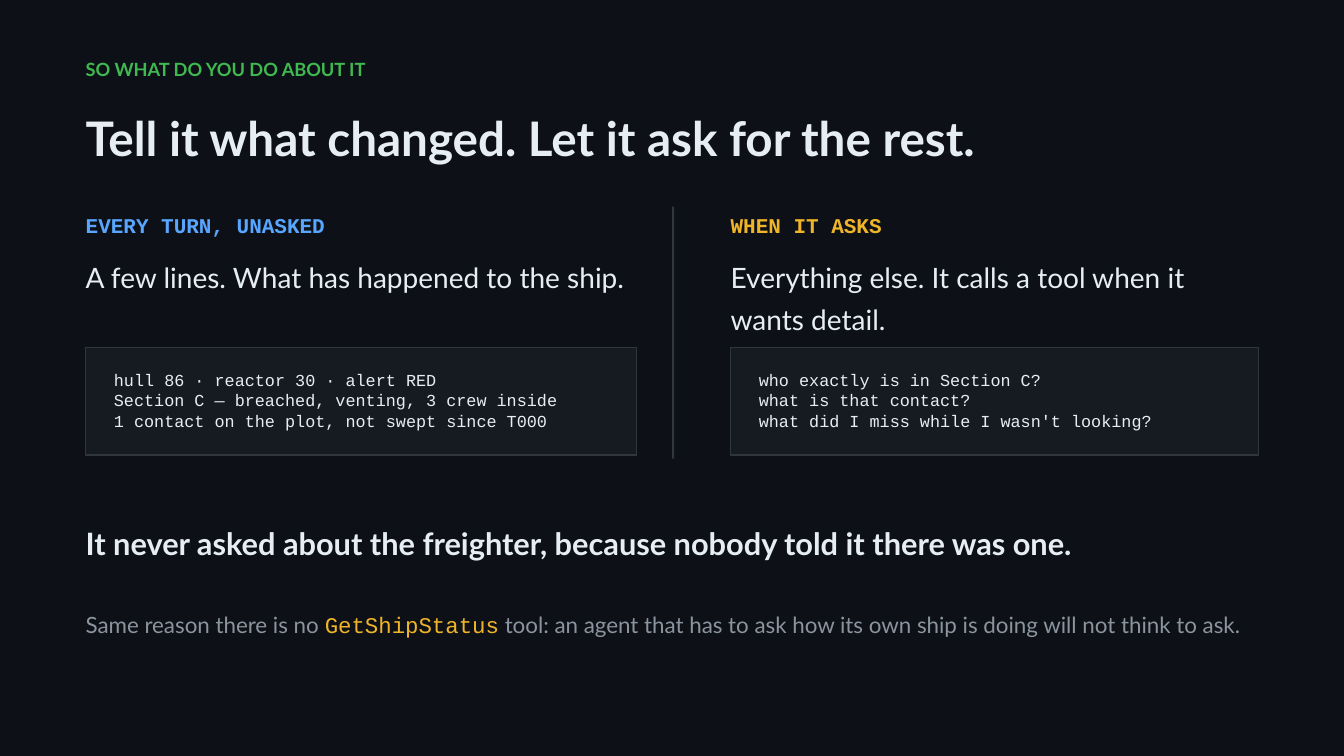
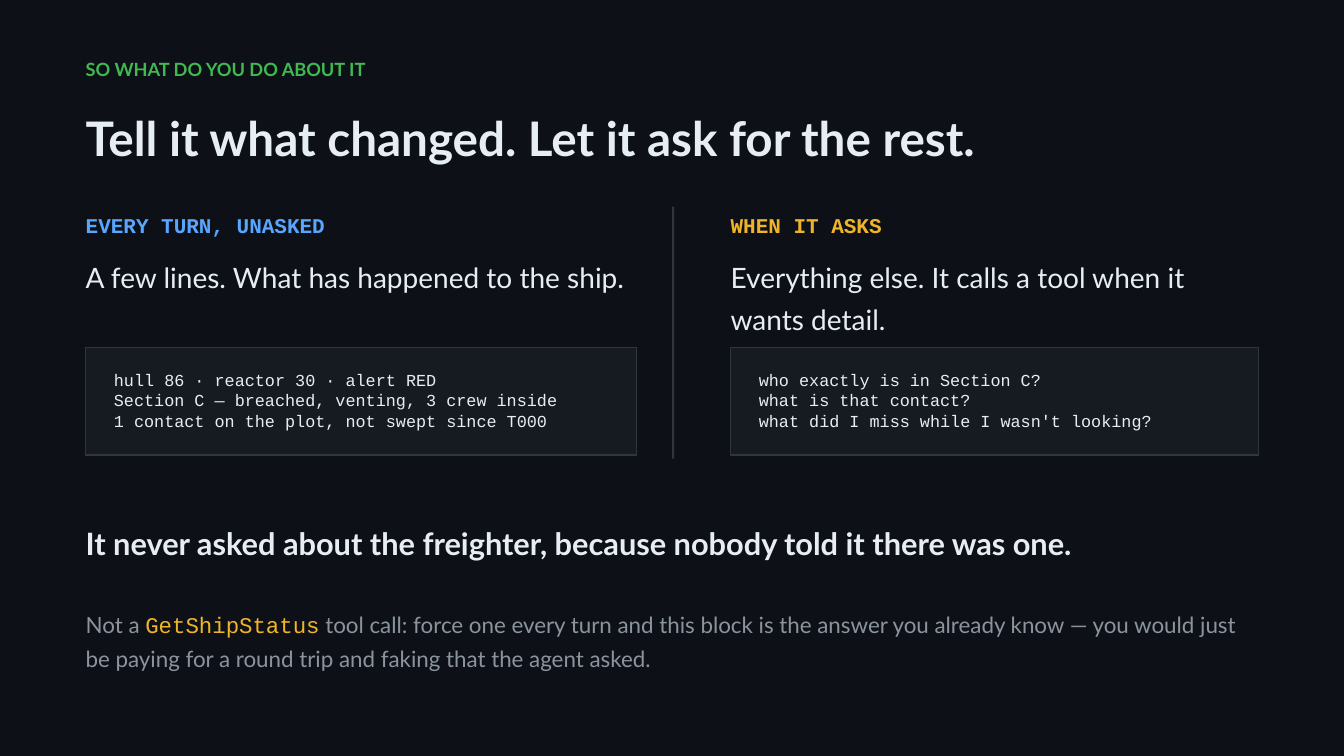
Before and after one commit to stuartdotnet/ship-ai-harness, a slide deck: slide 35 of docs/talk/ship-ai-harness-talk.pptx. Drawn at 1344x756 pixels with LibreOffice and Linux fonts; fonts in the diff are those of the drawing. Boxes give left, top, right and bottom in pixels: in the first picture for what was removed or moved away, otherwise in the second. Text is boxed around its words. In the diff, an @@ line names an element or a change of style, - is before the commit and + after.

```diff
--- a/docs/talk/ship-ai-harness-talk.pptx
+++ b/docs/talk/ship-ai-harness-talk.pptx
@@ text at (86, 616, 1235, 671): text changed @@
-Same reason there is no GetShipStatus tool: an agent that has to ask how its own ship is doing will not think to ask.
+Not a GetShipStatus tool call: force one every turn and this block is the answer you already know — you would just be paying for a round trip and faking that the agent asked.
```
Also in this commit, not shown: 5 other slides changed, 17 other files.
